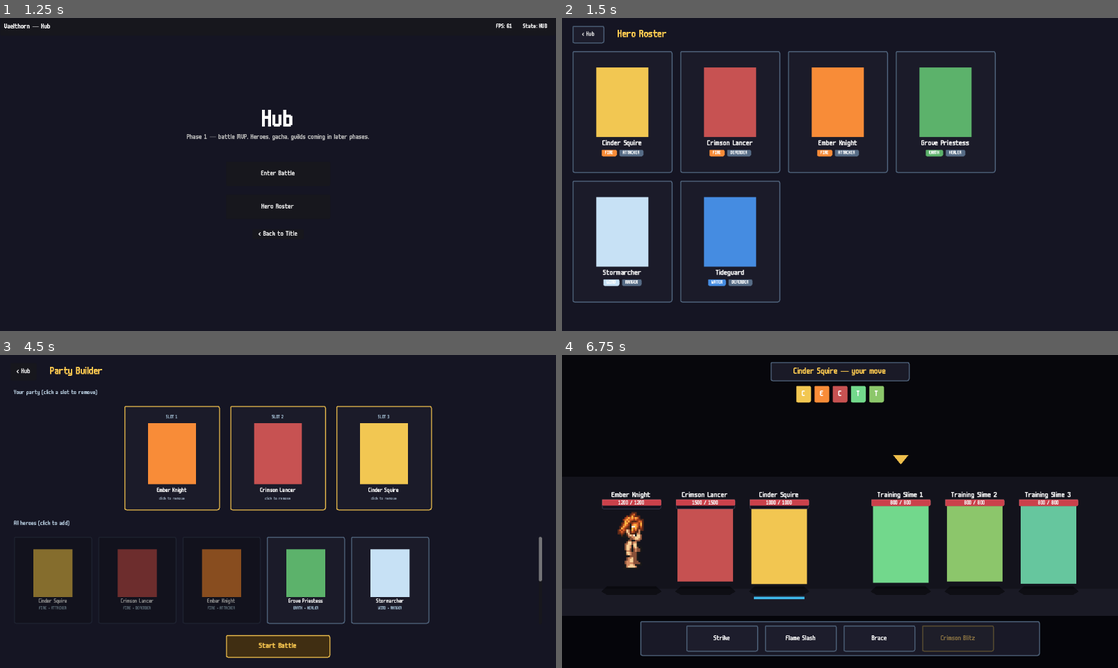
Above: before the commit, frames 1-4 (two rows, left to right).
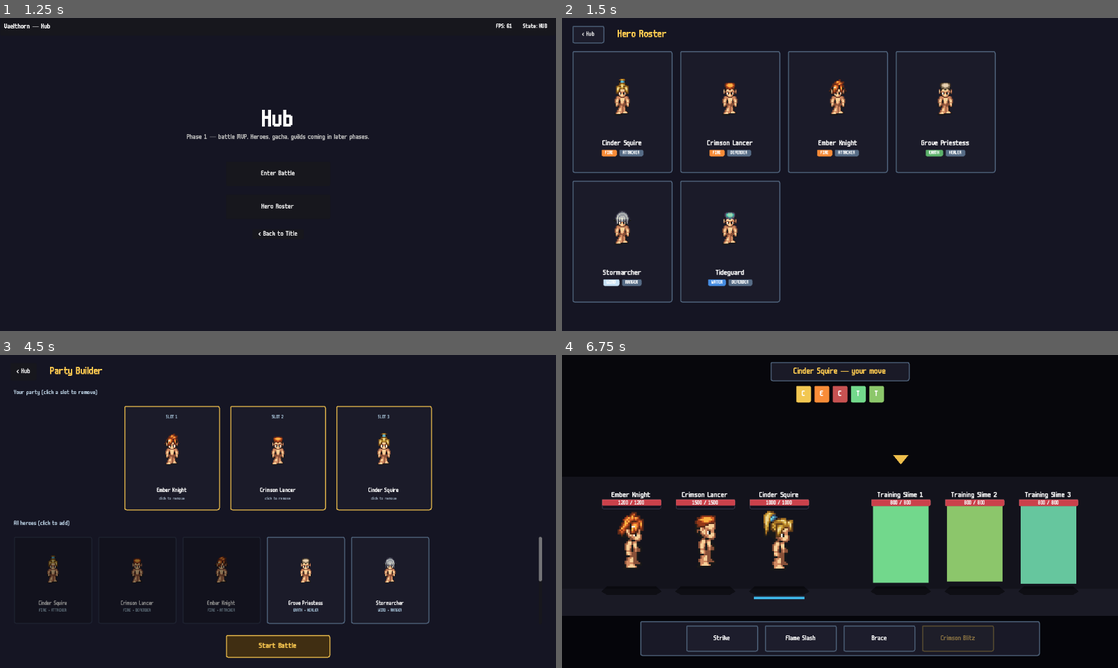
Above: after the commit, the same moments.

Repository: joppe2001/Vaelthorn
Game: Godot game, scene res://scenes/title/title.tscn
Same seed, same stepped clock (60 frames per second), same inputs: the game is played once before the commit and once after it.
Inputs (mouse positions are in pixels of both pictures, inside the frame that each line leads up to):
- Up to frame 1 (1.25 s): tap Enter at 0.5 s; move the mouse to (400, 158) at 0.52 s; click (400, 158) at 0.67 s
- Up to frame 2 (1.5 s): click "Hero Roster" at 1.25 s
- Up to frame 3 (4.5 s): click "< Hub" at 2 s; click "< Back to Title" at 2.75 s; tap Enter at 3.5 s; move the mouse to (166, 527) at 3.52 s; click (166, 527) at 3.67 s; click "Enter Battle" at 4.25 s
- Up to frame 4 (6.75 s): click "< Hub" at 5 s; click "Enter Battle" at 5.75 s; click "Start Battle" at 6.5 s

Frame 1 is identical in both runs. In frame 2, 13% of the frame differs, in the area x 6-74%, y 15-80%; in frame 3, 11%; in frame 4, 4.8%.

Commit message:
feat: composited portraits + idle sprites for all 6 heroes
Every hero now has real Mana Seed pixel art in:
- Hero Roster cards
- Party Builder cards (slot + pool)
- Hero Detail screen (large portrait)
- Battle scene (via AnimatedSprite2D using their idle_sheet)

Composited body + hair per hero:
- ember_knight    — humn_v01 + spk2_v05    (orange spikes — original)
- crimson_lancer  — humn_v01 + flat_v05    (red-orange flat — fits 'crimson')
- cinder_squire   — humn_v01 + pon1_v03    (yellow blonde ponytail)
- tideguard       — humn_v01 + flat_v08    (teal flat — water theme)
- grove_priestess — humn_v01 + flat_v02    (earthy brown — closest to 'earth';
                                            Mana Seed doesn't ship green)
- stormarcher     — humn_v01 + bob2_v10    (silver-gray storm)

For each hero:
- idle_sheet.png — full 512x512 Mana Seed sheet
- portrait.png — front-facing crop (row 1 col 1 at 64x64) scaled to 256x256

New SpriteFrames .tres for each new hero (same shape as ember_knight_idle):
- right-facing region Rect2(0, 128, 64, 64) for battle idle

HeroData:
- New `portrait: Texture2D` field.

All 6 hero .tres files updated:
- portrait = ExtResource to portrait.png
- idle_frames = ExtResource to <hero>_idle.tres

Card creators (party_builder.gd, hero_roster.gd):
- _make_portrait_view(hero, size) — returns TextureRect when hero has a
  portrait, falls back to colored ColorRect otherwise.
- All inner Controls keep mouse_filter=IGNORE so clicks bubble to the
  card's gui_input handler.

Hero Detail scene:
- Portrait node type changed from ColorRect to TextureRect
  (expand_mode=IGNORE_SIZE, stretch_mode=KEEP_ASPECT_CENTERED).
- Script defensively handles both TextureRect and ColorRect.

Side effect: every hero now also has real pixel art in battle, not just
Ember Knight. Lancer / Squire / Tideguard / Priestess / Stormarcher
swap from placeholder polygons to animated sprites when picked into the party.

Diff:
--- a/data/heroes/cinder_squire.tres
+++ b/data/heroes/cinder_squire.tres
@@ -1,6 +1,8 @@
-[gd_resource type="Resource" script_class="HeroData" load_steps=2 format=3]
+[gd_resource type="Resource" script_class="HeroData" load_steps=4 format=3]
 
 [ext_resource type="Script" path="res://scripts/data/hero_data.gd" id="1_hero"]
+[ext_resource type="SpriteFrames" path="res://data/spriteframes/cinder_squire_idle.tres" id="2_frames"]
+[ext_resource type="Texture2D" path="res://assets/sprites/manaseed/cinder_squire/portrait.png" id="3_portrait"]
 
 [resource]
 script = ExtResource("1_hero")
@@ -23,5 +25,7 @@
 ultimate_id = "crimson_blitz"
 passive_id = ""
 sprite_color = Color(0.95, 0.78, 0.32, 1)
+portrait = ExtResource("3_portrait")
+idle_frames = ExtResource("2_frames")
 sprite_scale = 4.0
 sprite_y_offset = -96.0
--- a/data/heroes/crimson_lancer.tres
+++ b/data/heroes/crimson_lancer.tres
@@ -1,6 +1,8 @@
-[gd_resource type="Resource" script_class="HeroData" load_steps=2 format=3]
+[gd_resource type="Resource" script_class="HeroData" load_steps=4 format=3]
 
 [ext_resource type="Script" path="res://scripts/data/hero_data.gd" id="1_hero"]
+[ext_resource type="SpriteFrames" path="res://data/spriteframes/crimson_lancer_idle.tres" id="2_frames"]
+[ext_resource type="Texture2D" path="res://assets/sprites/manaseed/crimson_lancer/portrait.png" id="3_portrait"]
 
 [resource]
 script = ExtResource("1_hero")
@@ -23,5 +25,7 @@
 ultimate_id = "aegis"
 passive_id = ""
 sprite_color = Color(0.78, 0.32, 0.32, 1)
+portrait = ExtResource("3_portrait")
+idle_frames = ExtResource("2_frames")
 sprite_scale = 4.0
 sprite_y_offset = -96.0
--- a/data/heroes/ember_knight.tres
+++ b/data/heroes/ember_knight.tres
@@ -1,7 +1,8 @@
-[gd_resource type="Resource" script_class="HeroData" load_steps=3 format=3]
+[gd_resource type="Resource" script_class="HeroData" load_steps=4 format=3]
 
 [ext_resource type="Script" path="res://scripts/data/hero_data.gd" id="1_hero"]
 [ext_resource type="SpriteFrames" path="res://data/spriteframes/ember_knight_idle.tres" id="2_frames"]
+[ext_resource type="Texture2D" path="res://assets/sprites/manaseed/ember_knight/portrait.png" id="3_portrait"]
 
 [resource]
 script = ExtResource("1_hero")
@@ -24,6 +25,7 @@
 ultimate_id = "pyre_breaker"
 passive_id = ""
 sprite_color = Color(0.97, 0.55, 0.22, 1)
+portrait = ExtResource("3_portrait")
 idle_frames = ExtResource("2_frames")
 sprite_scale = 4.0
 sprite_y_offset = -96.0
--- a/data/heroes/grove_priestess.tres
+++ b/data/heroes/grove_priestess.tres
@@ -1,6 +1,8 @@
-[gd_resource type="Resource" script_class="HeroData" load_steps=2 format=3]
+[gd_resource type="Resource" script_class="HeroData" load_steps=4 format=3]
 
 [ext_resource type="Script" path="res://scripts/data/hero_data.gd" id="1_hero"]
+[ext_resource type="SpriteFrames" path="res://data/spriteframes/grove_priestess_idle.tres" id="2_frames"]
+[ext_resource type="Texture2D" path="res://assets/sprites/manaseed/grove_priestess/portrait.png" id="3_portrait"]
 
 [resource]
 script = ExtResource("1_hero")
@@ -23,5 +25,7 @@
 ultimate_id = "aegis"
 passive_id = ""
 sprite_color = Color(0.36, 0.7, 0.42, 1)
+portrait = ExtResource("3_portrait")
+idle_frames = ExtResource("2_frames")
 sprite_scale = 4.0
 sprite_y_offset = -96.0
--- a/data/heroes/stormarcher.tres
+++ b/data/heroes/stormarcher.tres
@@ -1,6 +1,8 @@
-[gd_resource type="Resource" script_class="HeroData" load_steps=2 format=3]
+[gd_resource type="Resource" script_class="HeroData" load_steps=4 format=3]
 
 [ext_resource type="Script" path="res://scripts/data/hero_data.gd" id="1_hero"]
+[ext_resource type="SpriteFrames" path="res://data/spriteframes/stormarcher_idle.tres" id="2_frames"]
+[ext_resource type="Texture2D" path="res://assets/sprites/manaseed/stormarcher/portrait.png" id="3_portrait"]
 
 [resource]
 script = ExtResource("1_hero")
@@ -23,5 +25,7 @@
 ultimate_id = "crimson_blitz"
 passive_id = ""
 sprite_color = Color(0.78, 0.88, 0.96, 1)
+portrait = ExtResource("3_portrait")
+idle_frames = ExtResource("2_frames")
 sprite_scale = 4.0
 sprite_y_offset = -96.0
--- a/data/heroes/tideguard.tres
+++ b/data/heroes/tideguard.tres
@@ -1,6 +1,8 @@
-[gd_resource type="Resource" script_class="HeroData" load_steps=2 format=3]
+[gd_resource type="Resource" script_class="HeroData" load_steps=4 format=3]
 
 [ext_resource type="Script" path="res://scripts/data/hero_data.gd" id="1_hero"]
+[ext_resource type="SpriteFrames" path="res://data/spriteframes/tideguard_idle.tres" id="2_frames"]
+[ext_resource type="Texture2D" path="res://assets/sprites/manaseed/tideguard/portrait.png" id="3_portrait"]
 
 [resource]
 script = ExtResource("1_hero")
@@ -23,5 +25,7 @@
 ultimate_id = "aegis"
 passive_id = ""
 sprite_color = Color(0.27, 0.55, 0.88, 1)
+portrait = ExtResource("3_portrait")
+idle_frames = ExtResource("2_frames")
 sprite_scale = 4.0
 sprite_y_offset = -96.0
--- /dev/null
+++ b/data/spriteframes/cinder_squire_idle.tres
@@ -0,0 +1,18 @@
+[gd_resource type="SpriteFrames" load_steps=3 format=3]
+
+[ext_resource type="Texture2D" path="res://assets/sprites/manaseed/cinder_squire/idle_sheet.png" id="1_tex"]
+
+[sub_resource type="AtlasTexture" id="AtlasTexture_idle_right_0"]
+atlas = ExtResource("1_tex")
+region = Rect2(0, 128, 64, 64)
+
+[resource]
+animations = [{
+"frames": [{
+"duration": 1.0,
+"texture": SubResource("AtlasTexture_idle_right_0")
+}],
+"loop": true,
+"name": &"idle",
+"speed": 1.0
+}]
--- /dev/null
+++ b/data/spriteframes/crimson_lancer_idle.tres
@@ -0,0 +1,18 @@
+[gd_resource type="SpriteFrames" load_steps=3 format=3]
+
+[ext_resource type="Texture2D" path="res://assets/sprites/manaseed/crimson_lancer/idle_sheet.png" id="1_tex"]
+
+[sub_resource type="AtlasTexture" id="AtlasTexture_idle_right_0"]
+atlas = ExtResource("1_tex")
+region = Rect2(0, 128, 64, 64)
+
+[resource]
+animations = [{
+"frames": [{
+"duration": 1.0,
+"texture": SubResource("AtlasTexture_idle_right_0")
+}],
+"loop": true,
+"name": &"idle",
+"speed": 1.0
+}]
--- /dev/null
+++ b/data/spriteframes/grove_priestess_idle.tres
@@ -0,0 +1,18 @@
+[gd_resource type="SpriteFrames" load_steps=3 format=3]
+
+[ext_resource type="Texture2D" path="res://assets/sprites/manaseed/grove_priestess/idle_sheet.png" id="1_tex"]
+
+[sub_resource type="AtlasTexture" id="AtlasTexture_idle_right_0"]
+atlas = ExtResource("1_tex")
+region = Rect2(0, 128, 64, 64)
+
+[resource]
+animations = [{
+"frames": [{
+"duration": 1.0,
+"texture": SubResource("AtlasTexture_idle_right_0")
+}],
+"loop": true,
+"name": &"idle",
+"speed": 1.0
+}]
--- /dev/null
+++ b/data/spriteframes/stormarcher_idle.tres
@@ -0,0 +1,18 @@
+[gd_resource type="SpriteFrames" load_steps=3 format=3]
+
+[ext_resource type="Texture2D" path="res://assets/sprites/manaseed/stormarcher/idle_sheet.png" id="1_tex"]
+
+[sub_resource type="AtlasTexture" id="AtlasTexture_idle_right_0"]
+atlas = ExtResource("1_tex")
+region = Rect2(0, 128, 64, 64)
+
+[resource]
+animations = [{
+"frames": [{
+"duration": 1.0,
+"texture": SubResource("AtlasTexture_idle_right_0")
+}],
+"loop": true,
+"name": &"idle",
+"speed": 1.0
+}]
--- /dev/null
+++ b/data/spriteframes/tideguard_idle.tres
@@ -0,0 +1,18 @@
+[gd_resource type="SpriteFrames" load_steps=3 format=3]
+
+[ext_resource type="Texture2D" path="res://assets/sprites/manaseed/tideguard/idle_sheet.png" id="1_tex"]
+
+[sub_resource type="AtlasTexture" id="AtlasTexture_idle_right_0"]
+atlas = ExtResource("1_tex")
+region = Rect2(0, 128, 64, 64)
+
+[resource]
+animations = [{
+"frames": [{
+"duration": 1.0,
+"texture": SubResource("AtlasTexture_idle_right_0")
+}],
+"loop": true,
+"name": &"idle",
+"speed": 1.0
+}]
--- a/scenes/hero_detail/hero_detail.gd
+++ b/scenes/hero_detail/hero_detail.gd
@@ -16,7 +16,7 @@
 ]
 
 @onready var _heading: Label = $TopBar/Heading
-@onready var _portrait: ColorRect = $Layout/Portrait
+@onready var _portrait: Control = $Layout/Portrait
 @onready var _sub_label: Label = $Layout/Right/SubLabel
 @onready var _stats_grid: GridContainer = $Layout/Right/StatsGrid
 @onready var _skills_vbox: VBoxContainer = $Layout/Right/SkillsScroll/SkillsVBox
@@ -34,7 +34,11 @@
 
 func _populate(hero: HeroData) -> void:
 	_heading.text = hero.display_name
-	_portrait.color = hero.sprite_color
+	# Portrait node may be TextureRect (current) or ColorRect (legacy fallback).
+	if _portrait is TextureRect:
+		(_portrait as TextureRect).texture = hero.portrait
+	elif _portrait is ColorRect:
+		(_portrait as ColorRect).color = hero.sprite_color
 
 	var elem_name: String = ELEMENT_NAMES[hero.element] if hero.element >= 0 and hero.element < ELEMENT_NAMES.size() else "?"
 	var class_name_str: String = CLASS_NAMES[hero.class_type] if hero.class_type >= 0 and hero.class_type < CLASS_NAMES.size() else "?"
--- a/scenes/hero_detail/hero_detail.tscn
+++ b/scenes/hero_detail/hero_detail.tscn
@@ -49,10 +49,11 @@
 offset_bottom = -120.0
 theme_override_constants/separation = 28
 
-[node name="Portrait" type="ColorRect" parent="Layout"]
+[node name="Portrait" type="TextureRect" parent="Layout"]
 custom_minimum_size = Vector2(280, 360)
 layout_mode = 2
-color = Color(0.976, 0.78, 0.31, 1)
+expand_mode = 1
+stretch_mode = 5
 
 [node name="Right" type="VBoxContainer" parent="Layout"]
 layout_mode = 2
--- a/scenes/hero_roster/hero_roster.gd
+++ b/scenes/hero_roster/hero_roster.gd
@@ -68,13 +68,7 @@
 	v.mouse_filter = Control.MOUSE_FILTER_IGNORE
 	card.add_child(v)
 
-	# Sprite color preview (a ColorRect — placeholder; real portraits in Phase 3+)
-	var sprite_box := ColorRect.new()
-	sprite_box.custom_minimum_size = Vector2(120, 160)
-	sprite_box.color = hero.sprite_color
-	sprite_box.size_flags_horizontal = Control.SIZE_SHRINK_CENTER
-	sprite_box.mouse_filter = Control.MOUSE_FILTER_IGNORE
-	v.add_child(sprite_box)
+	v.add_child(_make_portrait_view(hero, Vector2(160, 160)))
 
 	# Name
 	var name_label := Label.new()
@@ -113,6 +107,26 @@
 	return card
 
 
+## Returns a TextureRect with the hero's portrait, or a colored fallback rect
+## when no portrait is set yet. Either way, click events pass through.
+func _make_portrait_view(hero: HeroData, size: Vector2) -> Control:
+	if hero.portrait != null:
+		var tex := TextureRect.new()
+		tex.texture = hero.portrait
+		tex.custom_minimum_size = size
+		tex.expand_mode = TextureRect.EXPAND_IGNORE_SIZE
+		tex.stretch_mode = TextureRect.STRETCH_KEEP_ASPECT_CENTERED
+		tex.size_flags_horizontal = Control.SIZE_SHRINK_CENTER
+		tex.mouse_filter = Control.MOUSE_FILTER_IGNORE
+		return tex
+	var rect := ColorRect.new()
+	rect.custom_minimum_size = size
+	rect.color = hero.sprite_color
+	rect.size_flags_horizontal = Control.SIZE_SHRINK_CENTER
+	rect.mouse_filter = Control.MOUSE_FILTER_IGNORE
+	return rect
+
+
 func _make_chip(text: String, color: Color) -> Control:
 	var p := PanelContainer.new()
 	p.mouse_filter = Control.MOUSE_FILTER_IGNORE
--- a/scenes/party_builder/party_builder.gd
+++ b/scenes/party_builder/party_builder.gd
@@ -91,12 +91,7 @@
 	else:
 		var hero: HeroData = ContentRegistry.get_hero(hero_id)
 		if hero != null:
-			var box := ColorRect.new()
-			box.custom_minimum_size = Vector2(110, 140)
-			box.color = hero.sprite_color
-			box.size_flags_horizontal = Control.SIZE_SHRINK_CENTER
-			box.mouse_filter = Control.MOUSE_FILTER_IGNORE
-			v.add_child(box)
+			v.add_child(_make_portrait_view(hero, Vector2(140, 140)))
 			var name_label := Label.new()
 			name_label.text = hero.display_name
 			name_label.horizontal_alignment = HORIZONTAL_ALIGNMENT_CENTER
@@ -120,6 +115,26 @@
 	return card
 
 
+## Portrait helper — returns TextureRect when the hero has art, ColorRect
+## fallback otherwise. mouse_filter=IGNORE so clicks bubble to the card.
+func _make_portrait_view(hero: HeroData, size: Vector2) -> Control:
+	if hero.portrait != null:
+		var tex := TextureRect.new()
+		tex.texture = hero.portrait
+		tex.custom_minimum_size = size
+		tex.expand_mode = TextureRect.EXPAND_IGNORE_SIZE
+		tex.stretch_mode = TextureRect.STRETCH_KEEP_ASPECT_CENTERED
+		tex.size_flags_horizontal = Control.SIZE_SHRINK_CENTER
+		tex.mouse_filter = Control.MOUSE_FILTER_IGNORE
+		return tex
+	var rect := ColorRect.new()
+	rect.custom_minimum_size = size
+	rect.color = hero.sprite_color
+	rect.size_flags_horizontal = Control.SIZE_SHRINK_CENTER
+	rect.mouse_filter = Control.MOUSE_FILTER_IGNORE
+	return rect
+
+
 func _refresh_pool() -> void:
 	for child in _pool_grid.get_children():
 		child.queue_free()
@@ -157,12 +172,7 @@
 	v.mouse_filter = Control.MOUSE_FILTER_IGNORE
 	card.add_child(v)
 
-	var box := ColorRect.new()
-	box.custom_minimum_size = Vector2(90, 110)
-	box.color = hero.sprite_color
-	box.size_flags_horizontal = Control.SIZE_SHRINK_CENTER
-	box.mouse_filter = Control.MOUSE_FILTER_IGNORE
-	v.add_child(box)
+	v.add_child(_make_portrait_view(hero, Vector2(120, 120)))
 
 	var name_label := Label.new()
 	name_label.text = hero.display_name
--- a/scripts/data/hero_data.gd
+++ b/scripts/data/hero_data.gd
@@ -35,6 +35,10 @@
 @export_group("Visuals")
 ## Fallback color tint when no SpriteFrames are set (placeholder Polygon2D).
 @export var sprite_color: Color = Color(0.97, 0.78, 0.31, 1.0)
+## Static front-facing portrait — used in roster cards, party builder, hero
+## detail. Typically a 256x256 PNG cropped from the front idle pose (row 1
+## col 1 of the Mana Seed sheet). Null = fallback to sprite_color rect.
+@export var portrait: Texture2D = null
 ## When set, the Unit shows an AnimatedSprite2D using these frames instead of
 ## the Polygon2D placeholder. Leave null for entities without art yet.
 @export var idle_frames: SpriteFrames = null
Binary file added: assets/sprites/manaseed/cinder_squire/idle_sheet.png
Not shown, added: assets/sprites/manaseed/cinder_squire/idle_sheet.png.import
Binary file added: assets/sprites/manaseed/cinder_squire/portrait.png
Not shown, added: assets/sprites/manaseed/cinder_squire/portrait.png.import
Binary file added: assets/sprites/manaseed/crimson_lancer/idle_sheet.png
Not shown, added: assets/sprites/manaseed/crimson_lancer/idle_sheet.png.import
Binary file added: assets/sprites/manaseed/crimson_lancer/portrait.png
Not shown, added: assets/sprites/manaseed/crimson_lancer/portrait.png.import
Binary file added: assets/sprites/manaseed/ember_knight/portrait.png
Not shown, added: assets/sprites/manaseed/ember_knight/portrait.png.import
Binary file added: assets/sprites/manaseed/grove_priestess/idle_sheet.png
Not shown, added: assets/sprites/manaseed/grove_priestess/idle_sheet.png.import
(and 10 more such lines)
